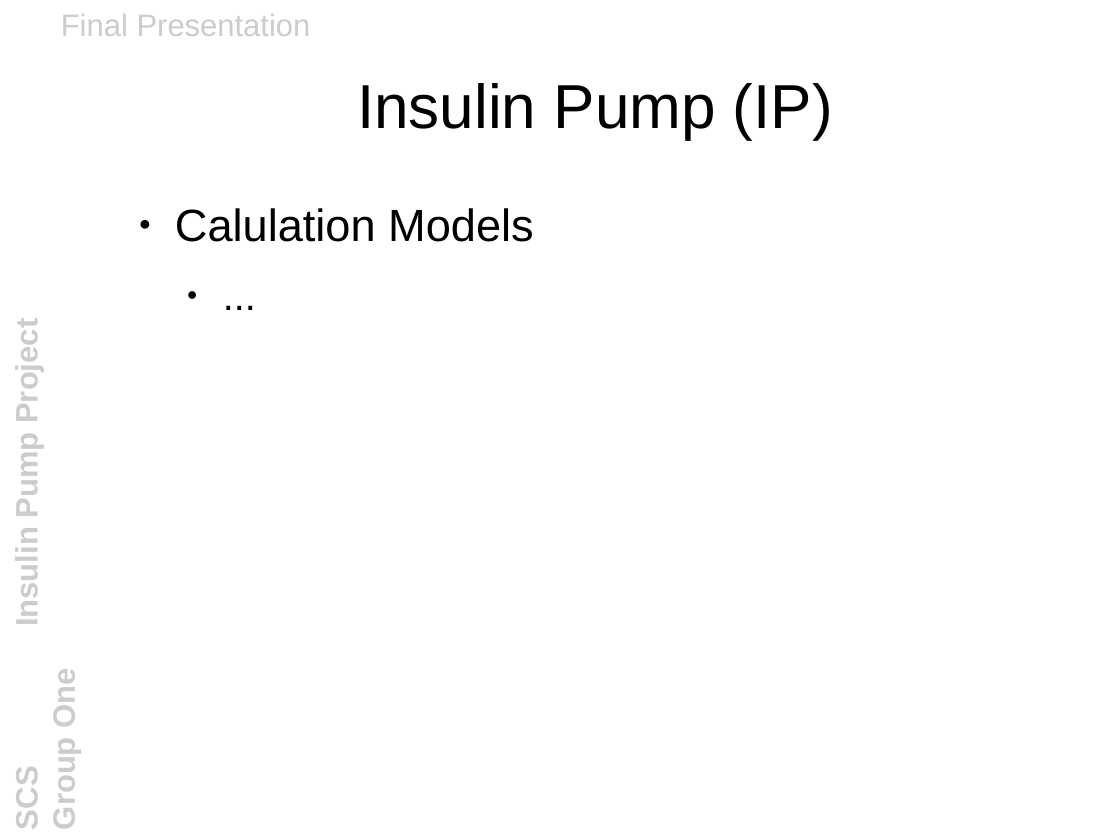
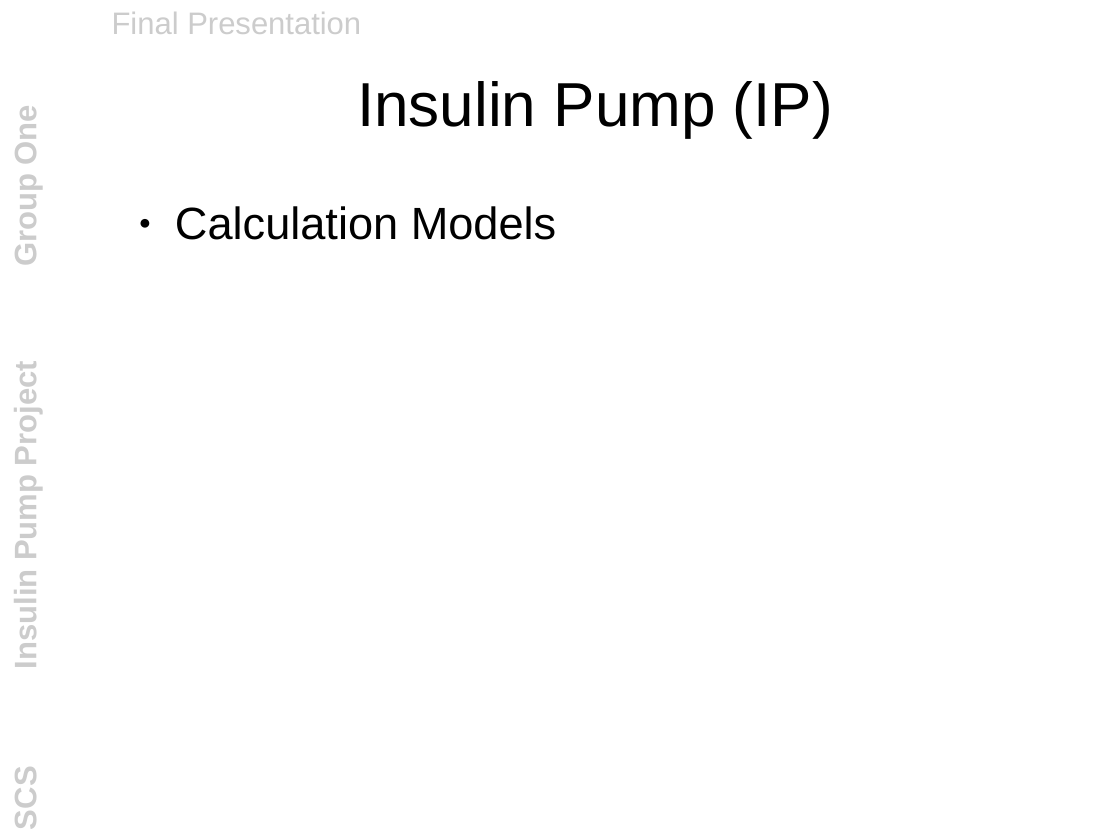
Before and after one commit to tiberkak/hisscs-insulin, a slide deck: slide 8 of documentation/other_files/final_presentation.odp. Drawn at 1120x840 pixels with LibreOffice and Linux fonts; fonts in the diff are those of the drawing; background and template pictures are left out. Boxes give left, top, right and bottom in pixels: in the first picture for what was removed or moved away, otherwise in the second. Text is boxed around its words. In the diff, an @@ line names an element or a change of style, - is before the commit and + after.

```diff
--- a/documentation/other_files/final_presentation.odp
+++ b/documentation/other_files/final_presentation.odp
@@ line spacing 1 to 0.93 in 3 elements at (8,111,43,828), (357,81,833,137), (112,12,361,34) @@
@@ text "Final Presentation": place and size @@
-text "Final Presentation" at (61,14,311,36)
+text "Final Presentation" at (112,12,361,34)
@@ text at (175,206,557,240): text changed @@
-● Calulation Models
-  ● ...
+● Calculation Models
```
Also in this commit, not shown: 8 other slides changed, 1 slide added.
